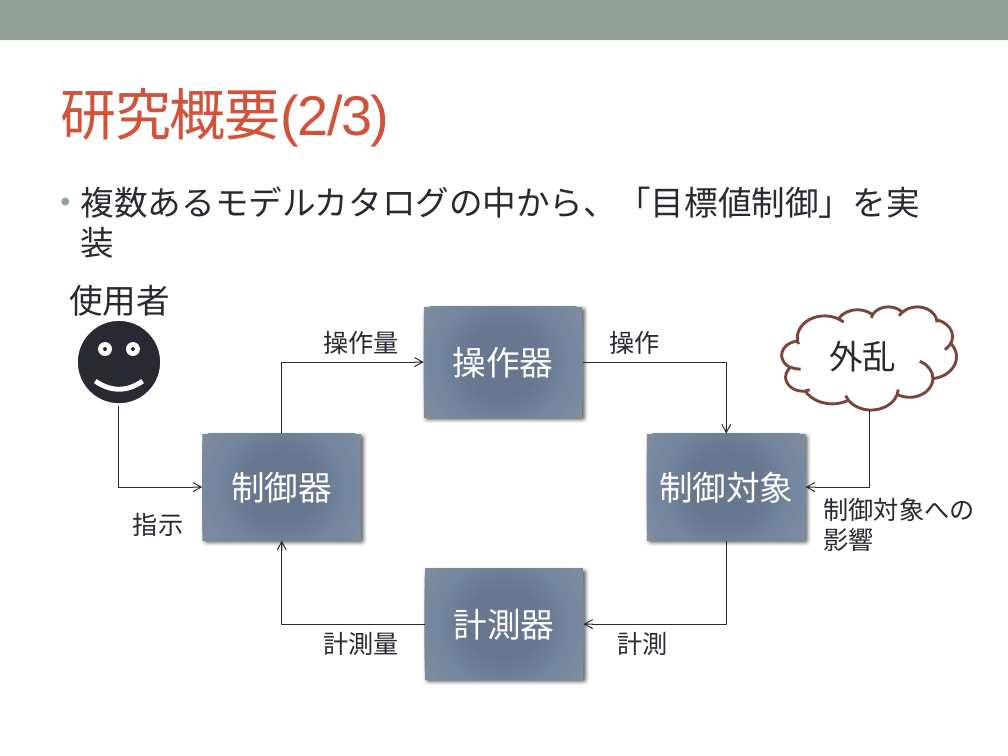
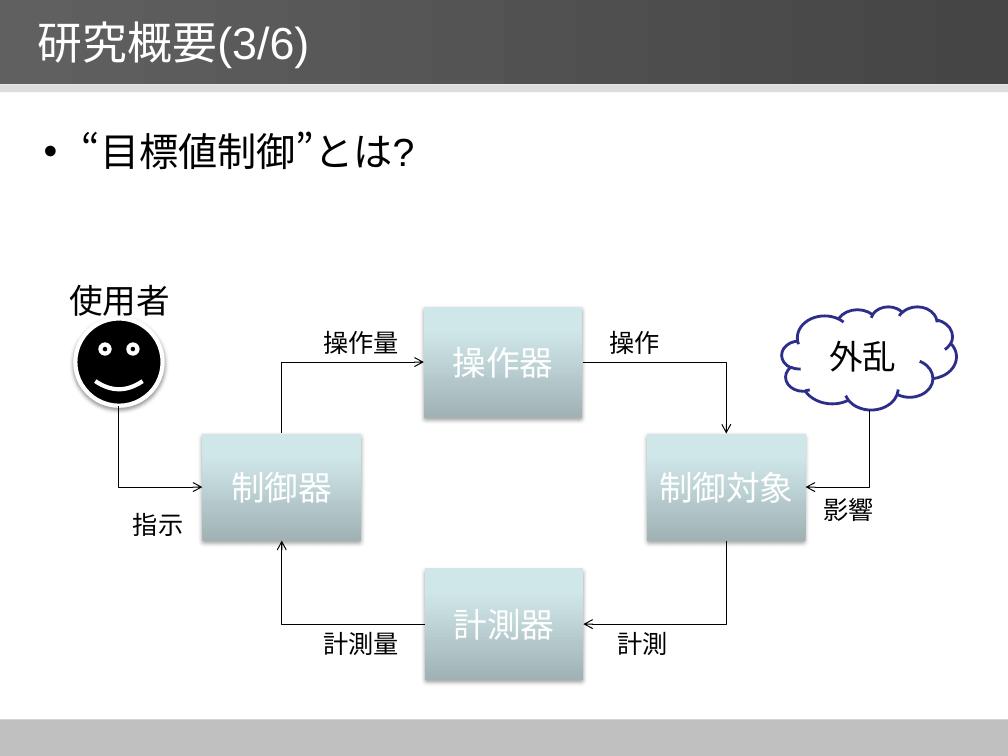
Before and after one commit to YutaNiimura/leJOS-OSEK, a slide deck: slide 12 of 中間発表関連/5I25新村祐太 中間発表スライドver0.5.pptx. Drawn at 1008x756 pixels with LibreOffice and Linux fonts; fonts in the diff are those of the drawing. Boxes give left, top, right and bottom in pixels: in the first picture for what was removed or moved away, otherwise in the second. Text is boxed around its words. In the diff, an @@ line names an element or a change of style, - is before the commit and + after.

```diff
--- a/中間発表関連/5I25新村祐太 中間発表スライドver0.5.pptx
+++ b/中間発表関連/5I25新村祐太 中間発表スライドver0.5.pptx
@@ rectangle: place and size @@
-rectangle at [0, 0, 1008, 40]
+rectangle at [0, 0, 1008, 85]
@@ rectangle at [0, 0, 1008, 85]: fill #93A299 to gradient #606060 to #6B6B6B @@
@@ title at [38, 21, 309, 68]: text changed; size 40 to 32 pt; text colour #D2533C to #FFFFFF @@
-研究概要(2/3)
+研究概要(3/6)
@@ rectangle added at [0, 85, 1008, 93], fill #DDDDDD @@
@@ text at [82, 131, 415, 170]: text changed; size 24 to 28 pt; text colour #292934 to #000000 @@
-• 複数あるモデルカタログの中から、「目標値制御」を実装
+• “目標値制御”とは?
@@ smiley face at [76, 319, 163, 406]: fill #292934 to #000000; outline #FFFFFF 3.5 pt to #FFFFFF 3 pt; shadow on @@
@@ fill gradient #677790 to #68788E to #74869F to #808DA0 to gradient #A0B3B5 to #D0E8EB to #D1EAEC; shadow changed in 4 elements at [203, 433, 361, 540], [424, 569, 583, 679], [647, 433, 805, 540], [423, 306, 582, 417] @@
@@ cloud "外乱" at [782, 306, 957, 409]: text colour #292934 to #000000; outline #79463D 2.08 pt to #2D2D8A 2 pt @@
@@ elbow arrow (282, 433) - (423, 362): stroke #292934 0.75 pt to #000000 0.75 pt @@
@@ elbow arrow (583, 362) - (726, 433): stroke #292934 0.75 pt to #000000 0.75 pt @@
@@ elbow arrow (119, 406) - (203, 487): stroke #292934 0.75 pt to #000000 0.75 pt @@
@@ elbow arrow (869, 409) - (805, 487): stroke #292934 0.75 pt to #000000 0.75 pt @@
@@ text colour #292934 to #000000 in 6 elements at [323, 330, 399, 354], [609, 330, 659, 354], [323, 631, 399, 655], [617, 631, 667, 655], [69, 284, 170, 322], [133, 512, 183, 536] @@
@@ text at [823, 498, 873, 521]: text changed; text colour #292934 to #000000 @@
-制御対象への影響
+影響
@@ elbow arrow (424, 624) - (282, 540): stroke #292934 0.75 pt to #000000 0.75 pt @@
@@ elbow arrow (726, 540) - (584, 624): stroke #292934 0.75 pt to #000000 0.75 pt @@
@@ rectangle added at [0, 720, 1008, 756], fill #C0C0C0 @@
```
Also in this commit, not shown: 14 other slides changed, 8 slides added, 6 slides removed, 5 other files.
